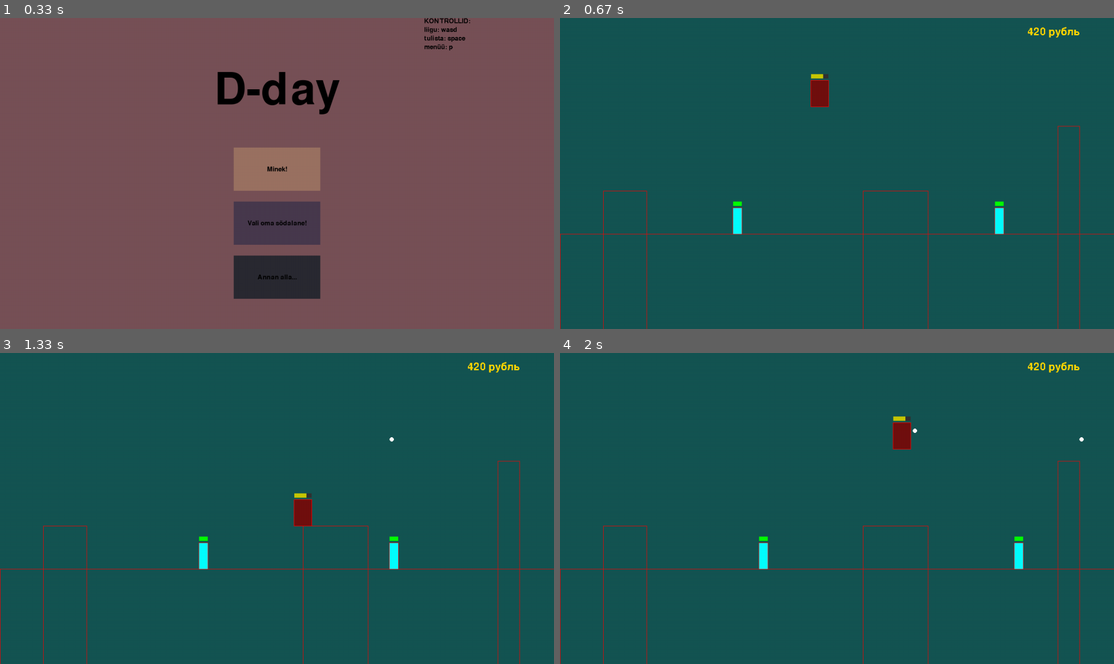
Above: before the commit, frames 1-4 (two rows, left to right).
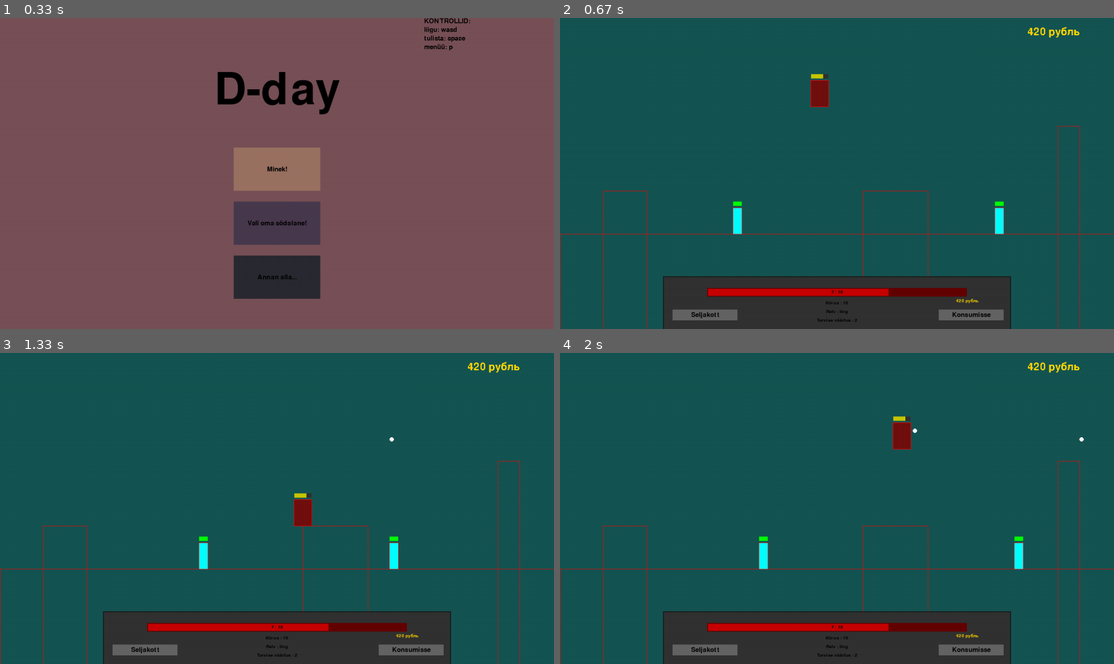
Above: after the commit, the same moments.

Repository: KarupoegPuhh/2020-projekt
Game: pygame game, started from MAIN.py
The game is run twice, just before and just after one commit, with the same random seed, the same clock (stepped at 60 frames per second) and the same inputs.
Inputs:
- Up to frame 1 (0.33 s): no input
- Up to frame 2 (0.67 s): click "Minek!" at 0.38 s
- Up to frame 3 (1.33 s): tap Space at 0.67, 1.07 s; hold D from 1 s (still down)
- Up to frame 4 (2 s): tap Space at 1.37, 1.57, 1.9 s; release D at 1.47 s; hold W 1.5-1.8 s; hold D from 1.83 s (still down)

Frame 1 is identical in both runs. In frame 2, 11% of the frame differs, in the area x 18-82%, y 83-100%; in frame 3, 11%; in frame 4, 11%.

Commit message:
Databar ja armor

Diff:
--- a/MAIN.py
+++ b/MAIN.py
@@ -62,13 +62,18 @@
 
     #vana_hover = hoverib
 
+
+
+
+
+
 def intro():
     global mitmes_kord
     mitmes_kord += 1
     if mitmes_kord == 1:
         global intromus
-        intromus = pg.mixer.Sound(helidir+"/delta.mp3")
-        intromus.play()
+        #intromus = pg.mixer.Sound(helidir+"/delta.mp3")
+        #intromus.play()
 
     #Teksdi suurused
     global largeText
@@ -201,7 +206,10 @@
 def jõujook_ost():
     if Tom.raha >= 1:
         Tom.raha -= 1
-        Tom.health += 1
+        if Tom.max_health - Tom.health >= 1:
+            Tom.health += 1
+        else:
+            Tom.health += Tom.max_health - Tom.health
         ost.play()
 
 def hernepüss_ost():
@@ -227,11 +235,12 @@
 
 def main_loop():
     global Tom
+    global Relvad
     global hernepüss
     global kartulikahur
     global pause
 
-    intromus.stop()
+    #intromus.stop()
 
     class Player:
         def __init__(self, x, y, laius, pikkus):
@@ -254,10 +263,11 @@
             self.elus = True
             self.elud_värv = (0,255,0)
             self.raha = 420
+            self.armor = 2
 
         def hit(self):
             if self.health > 1:
-                self.health -= 1
+                self.health -= 1 / self.armor
                 self.x -= 20
             else:
                 self.elus = False
@@ -503,6 +513,8 @@
         for kuul in kuulid:
             kuul.draw(aken)
 
+        databar()
+
         pg.display.update()
         dt = clock.tick(30)
 
@@ -649,6 +661,38 @@
     def railgun_equip():
         if railgun.unlocked:
             Relvad.instance = railgun
+
+    def databar():
+        pg.draw.rect(aken, (25,25,25), (238, 598, 804, 124))
+        pg.draw.rect(aken, (50,50,50), (240, 600, 800, 120))
+        #Fondid
+        databarText = pg.font.Font("RM.ttf", 15)
+        #healthbar
+        pg.draw.rect(aken, (100,0,0), (340, 625, 600, 20))
+        pg.draw.rect(aken, (200,0,0), (342, 627, 596 * (Tom.health / Tom.max_health), 16))
+        TextSurf, TextRect = text_objects(str(Tom.health) + " / " + str(Tom.max_health), databarText)
+        TextRect.center = ((laius // 2), (635))
+        aken.blit(TextSurf, TextRect)
+
+        #Displayb tegelase suurused
+        #Kiirus
+        TextSurf, TextRect = text_objects("Kiirus : " + str(Tom.vel), databarText)
+        TextRect.center = ((laius // 2), (660))
+        aken.blit(TextSurf, TextRect)
+        #Relv
+        TextSurf, TextRect = text_objects("Relv : " + str(Relvad.instance.nimi), databarText)
+        TextRect.center = ((laius // 2), (680))
+        aken.blit(TextSurf, TextRect)
+        #Raha
+        raha = databarText.render(str(Tom.raha)+" рубль", True, (255,215,0))
+        aken.blit(raha, (915, 650))
+        nupp("Konsumisse", 875, 675, 150, 25, (100,100,100), (200,200,200), pood)
+        #Turvis
+        TextSurf, TextRect = text_objects("Turvise väärtus : " + str(Tom.armor), databarText)
+        TextRect.center = ((laius // 2), (700))
+        aken.blit(TextSurf, TextRect)
+        #Nupp inventoryle
+        nupp("Seljakott", 260, 675, 150, 25, (100,100,100), (200,200,200), inventory)
 
 
     #VARS ja objektid
